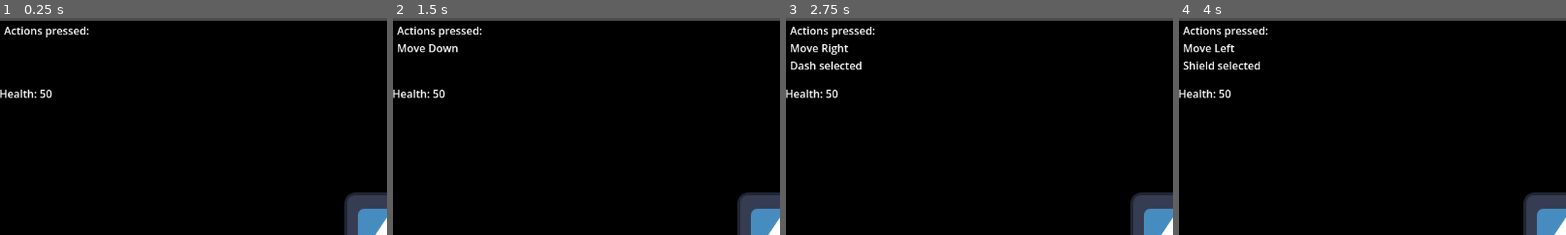
Above: before the commit, frames 1-4 (left to right).
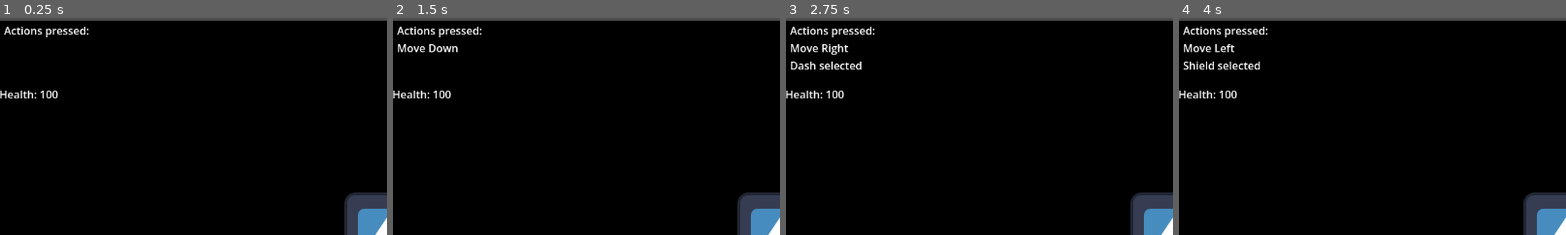
Above: after the commit, the same moments.

Repository: Rhyslan/GuitarBoard_Game
Game: Godot game, scene res://scenes/test/test.tscn
Two runs of this game, one before a commit and one after it. Both use one fixed random seed, a clock stepped at 60 frames per second and the inputs below. The engine's default icon, where the game draws it, is replaced by a stand-in: a white triangle on a blue panel in a dark square.
Inputs:
- Up to frame 1 (0.25 s): no input
- Up to frame 2 (1.5 s): tap Enter at 0.5 s; hold D (Right) 0.53-1.28 s; hold Left (Attack) 0.53-1.28 s; tap Space (Jump) at 0.77, 1.25 s; hold S (Down) from 1.28 s (still down); tap 2 (Beam) at 1.35 s
- Up to frame 3 (2.75 s): tap Space (Jump) at 1.52 s; tap Enter at 2 s; release S (Down) at 2.03 s; hold D (Right) from 2.03 s (still down); hold 4 (Dash) from 2.03 s (still down)
- Up to frame 4 (4 s): tap Space (Jump) at 2.75, 3.02, 3.77 s; release D (Right) at 2.78 s; release 4 (Dash) at 2.78 s; hold W (Up) 2.78-3.53 s; tap 1 (Gun) at 2.85 s; tap Enter at 3.5 s; hold A (Left) from 3.53 s (still down); hold 5 (Shield) from 3.53 s (still down)
The pictures show only the part of the screen within x 0-50%, y 0-50%; the shares and areas given below are measured in that part.

The runs differ from the first frame. In frame 1, 0.3% of the frame differs, in the area x 0-16%, y 33-38%; in frame 2, 0.3%; in frame 3, 0.3%; in frame 4, 0.3%.

Commit message:
player can get hit

Diff:
--- a/guitar-board/entities/player/player.gd
+++ b/guitar-board/entities/player/player.gd
@@ -4,7 +4,7 @@
 @export var speed = 400.0
 @export var rot_speed = 5.0
 var rot_vel = 0
-var health = 50
+var health = 100
 
 func get_input():
 	# Rotation
@@ -19,6 +19,13 @@
 	health-=2
 
 
+
 func _physics_process(delta: float) -> void:
 	get_input()
 	move_and_slide()
+
+	for i in get_slide_collision_count():
+		var collision = get_slide_collision(i)
+
+		if collision.get_collider().name == "Mob":
+			get_hit()
--- a/guitar-board/scenes/test/test.tscn
+++ b/guitar-board/scenes/test/test.tscn
@@ -62,9 +62,9 @@
 [node name="Health" type="Label" parent="CanvasLayer/UI" unique_id=419913043]
 layout_mode = 0
 offset_left = -1.0
-offset_top = 101.0
+offset_top = 102.0
 offset_right = 51.0
-offset_bottom = 124.0
+offset_bottom = 125.0
 text = "Health"
 
 [node name="Timer" type="Timer" parent="." unique_id=1950464140]
